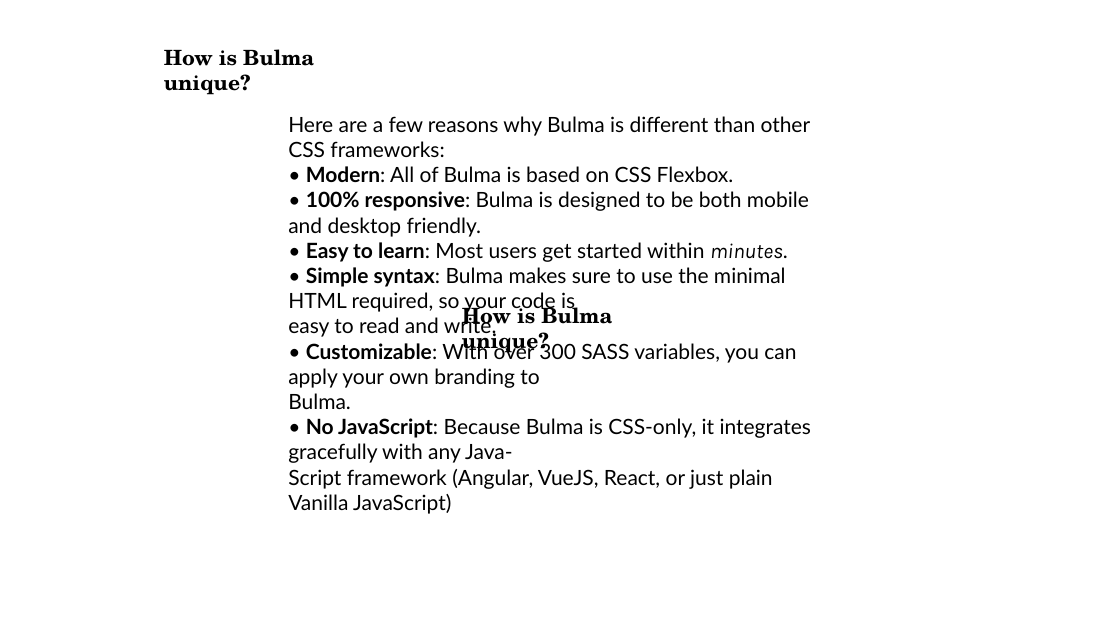
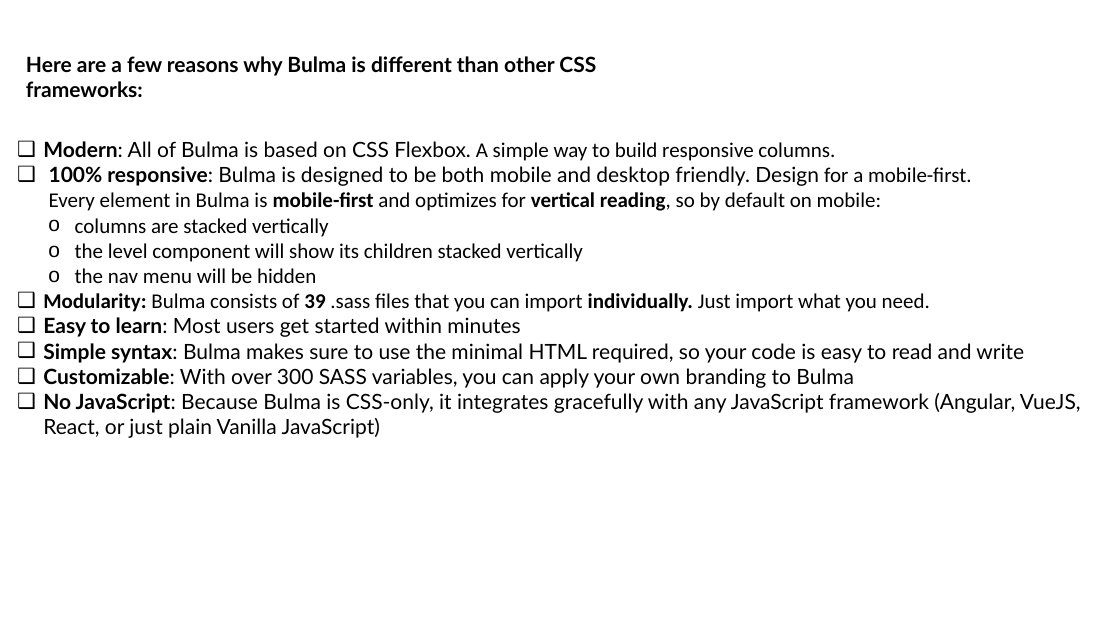
Before and after one commit to myprojectsfile/Learning-Bulma-Course, a slide deck: slide 1 of Course Materials/01- Introduction/01_04 - An Overview of Bulma Framework.pptx. Drawn at 1120x630 pixels with LibreOffice and Linux fonts; fonts in the diff are those of the drawing. Boxes give left, top, right and bottom in pixels: in the first picture for what was removed or moved away, otherwise in the second. Text is boxed around its words. In the diff, an @@ line names an element or a change of style, - is before the commit and + after.

Commit message:
Update gitignore, add some script

```diff
--- a/Course Materials/01- Introduction/01_04 - An Overview of Bulma Framework.pptx
+++ b/Course Materials/01- Introduction/01_04 - An Overview of Bulma Framework.pptx
@@ text at (26, 56, 596, 76): text changed; font TeX Gyre Schola to Lato @@
-How is Bulma unique?
+Here are a few reasons why Bulma is different than other CSS frameworks:
@@ text at (43, 141, 1081, 438): text changed @@
-Here are a few reasons why Bulma is different than other CSS frameworks:
-• Modern: All of Bulma is based on CSS Flexbox.
-• 100% responsive: Bulma is designed to be both mobile and desktop friendly.
-• Easy to learn: Most users get started within minutes.
-• Simple syntax: Bulma makes sure to use the minimal HTML required, so your code is
-easy to read and write.
-• Customizable: With over 300 SASS variables, you can apply your own branding to
-Bulma.
-• No JavaScript: Because Bulma is CSS-only, it integrates gracefully with any Java-
-Script framework (Angular, VueJS, React, or just plain Vanilla JavaScript)
+❑ Modern: All of Bulma is based on CSS Flexbox. A simple way to build responsive columns.
+❑ 100% responsive: Bulma is designed to be both mobile and desktop friendly. Design for a mobile-first.
+  Every element in Bulma is mobile-first and optimizes for vertical reading, so by default on mobile:
+o columns are stacked vertically
+o the level component will show its children stacked vertically
+o the nav menu will be hidden
+❑ Modularity: Bulma consists of 39 .sass files that you can import individually. Just import what you need.
+❑ Easy to learn: Most users get started within minutes
+❑ Simple syntax: Bulma makes sure to use the minimal HTML required, so your code is easy to read and write
+❑ Customizable: With over 300 SASS variables, you can apply your own branding to Bulma
+❑ No JavaScript: Because Bulma is CSS-only, it integrates gracefully with any JavaScript framework (Angular, VueJS, React, or just plain Vanilla JavaScript)
@@ text removed at (462, 302, 612, 355) @@
-How is Bulma unique?
```
Also in this commit, not shown: 1 slide added, 2 other files.
